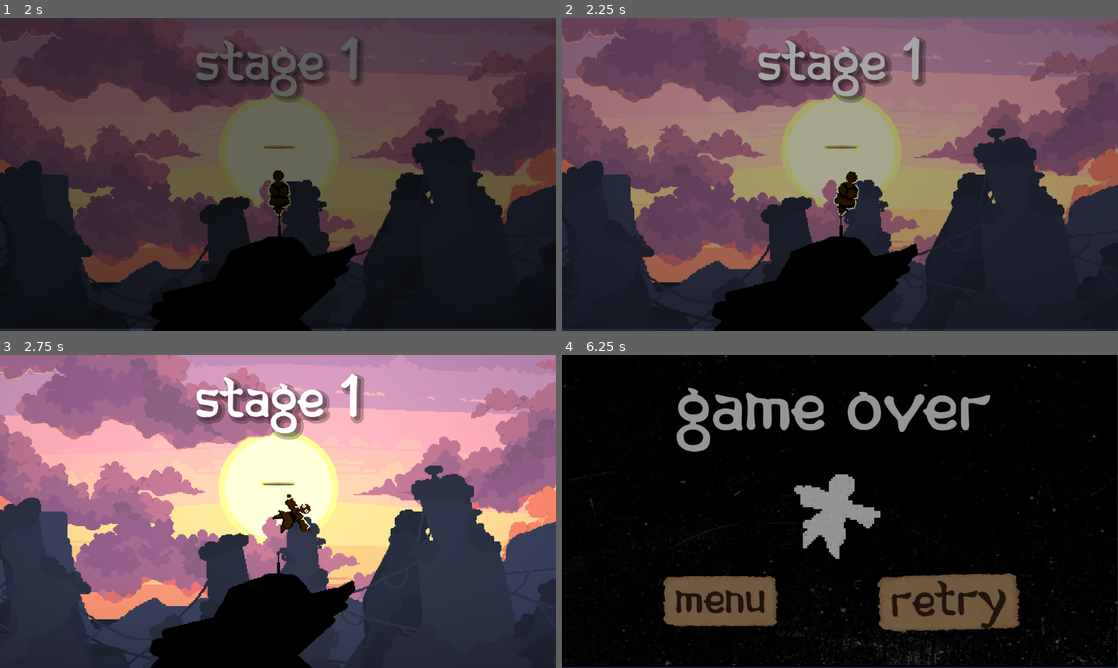
Above: before the commit, frames 1-4 (two rows, left to right).
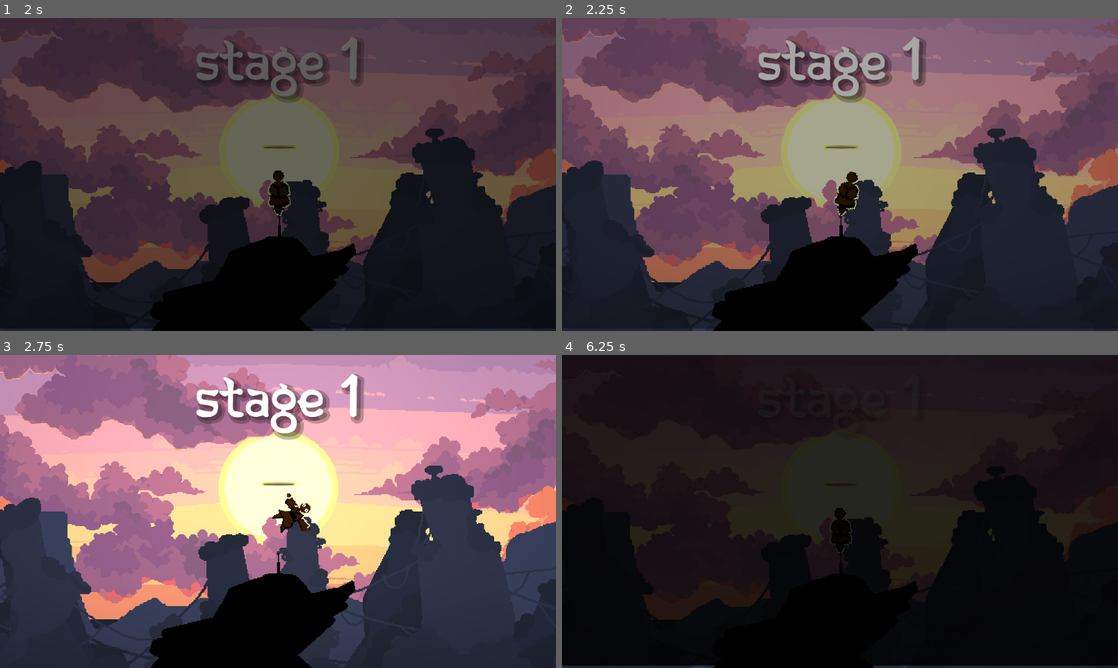
Above: after the commit, the same moments.

Repository: BluePolar282/Jame-Gam-58-2
Game: Godot game, scene res://Jame-Gam-58/UI/scenes/main_manu.tscn
Same seed, same stepped clock (60 frames per second), same inputs: the game is played once before the commit and once after it.
Inputs (mouse positions are in pixels of both pictures, inside the frame that each line leads up to):
- Up to frame 1 (2 s): click "Start" at 0.5 s; click "Start" at 1.25 s
- Up to frame 2 (2.25 s): tap Enter at 2 s; move the mouse to (834, 180) at 2.02 s; hold W (up) from 2.03 s (still down)
- Up to frame 3 (2.75 s): keep holding W (up)
- Up to frame 4 (6.25 s): move the mouse to (878, 514) at 2.77 s; move the mouse to (795, 508) at 3.52 s; release W (up) at 4.25 s; click "Retry" at 4.25 s; click "Retry" at 5 s; click "Retry" at 5.75 s

Frame 1 is identical in both runs. In frame 2, less than 0.1% of the frame differs, in the area x 48-54%, y 48-63%; in frame 3, 0.2%; in frame 4, 52%, in the area x 0-100%, y 0-100%.

Commit message:
AAHhhhshhhdfhhg so sooonnnn small 1

Diff:
--- a/Jame-Gam-58/Utilities/scripts/balanceBar.gd
+++ b/Jame-Gam-58/Utilities/scripts/balanceBar.gd
@@ -4,7 +4,7 @@
 @onready var fall: AudioStreamPlayer2D = $cartoonFall
 var velocity = 0.0
 const GRAVITY = 1.7
-const MOUSE_FORCE = 2.8
+const MOUSE_FORCE = 2.9
 
 func start_fade(timer):
 	while modulate.a > 0:
Not shown: 1 places in Jame-Gam-58/UI/scenes/endscreen.tscn that only renumber resources
Not shown: 1 places in Jame-Gam-58/UI/scenes/main_manu.tscn that only renumber resources
Not shown: 1 places in Jame-Gam-58/Utilities/scenes/main_scene.tscn that only renumber resources
